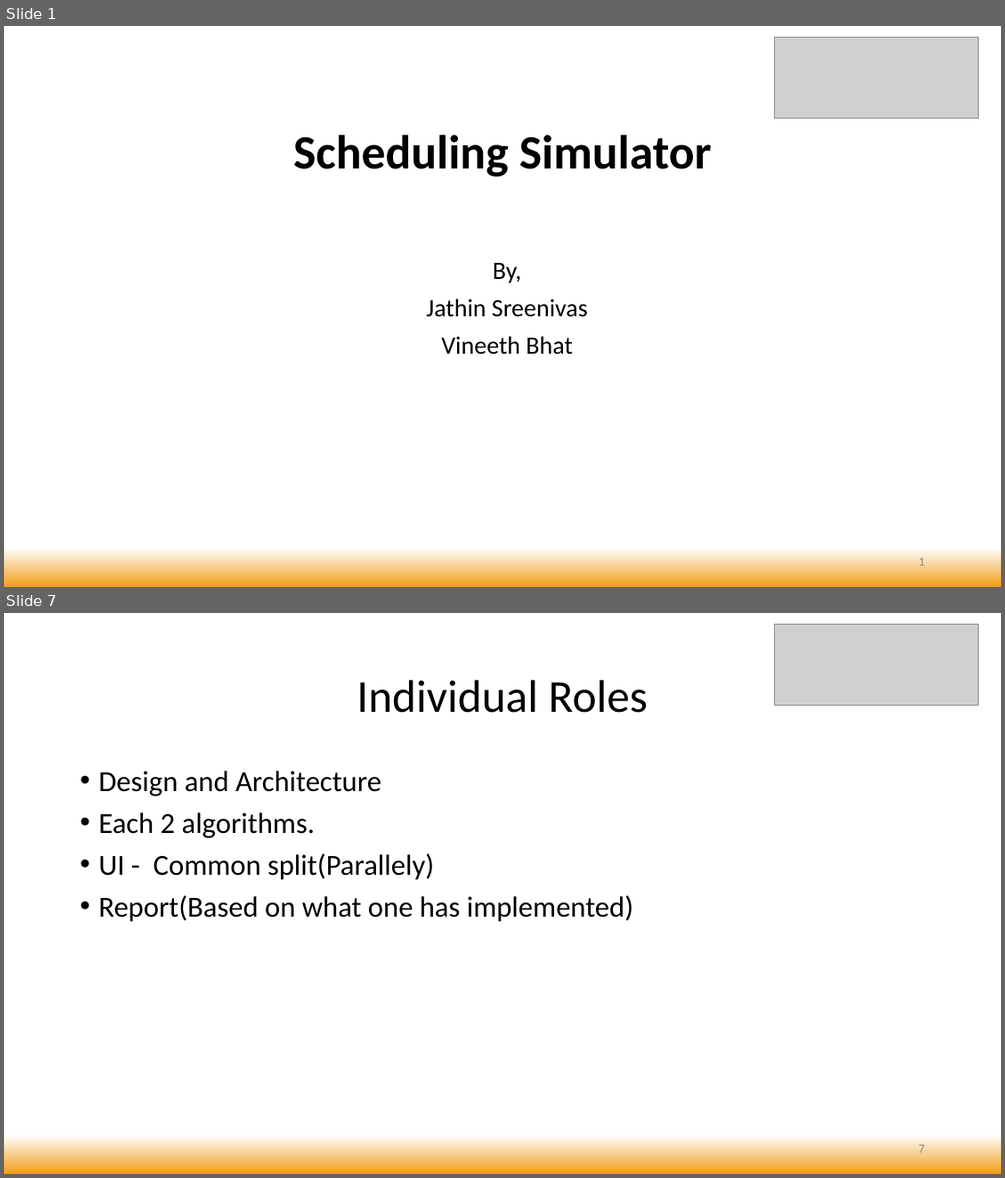
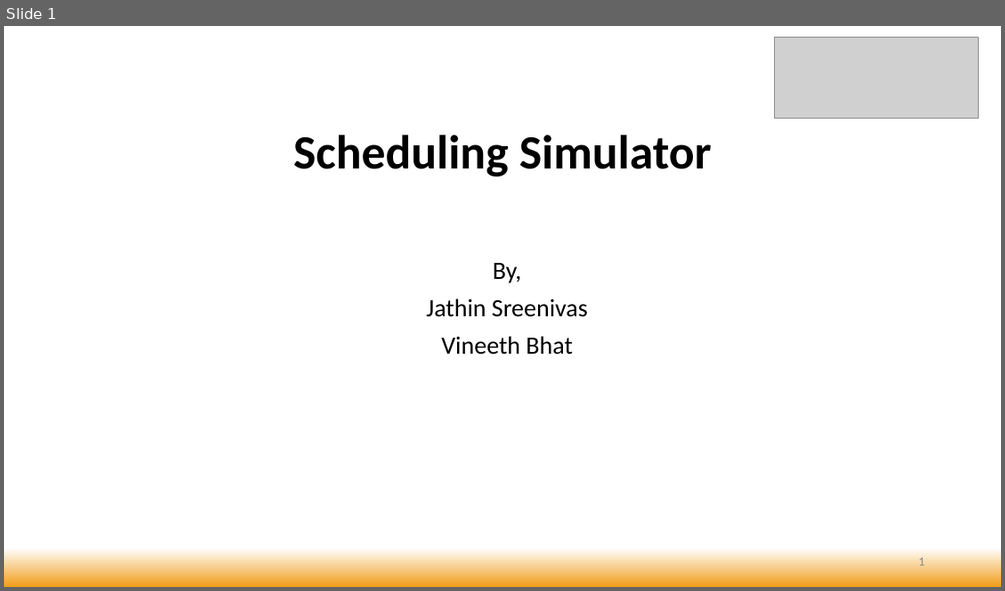
Before and after one commit to bhatvineeth/SchedulingSimulation, a slide deck: RTS_InitialProjectReport.pptx. Shown one above the other, each under a label of ours: slides 1 and 7 before the commit, slide 1 after it; the slides between them are not shown. The pictures are 1005x1178 and 1005x591 pixels, drawn with LibreOffice and Linux fonts; fonts in the diff are those of the drawing; grey boxes stand for pictures. Boxes give left, top, right and bottom in pixels: in the first picture for what was removed or moved away, otherwise in the second. Text is boxed around its words. In the diff, an @@ line names an element or a change of style, - is before the commit and + after.

Commit message:
Update RTS_InitialProjectReport.pptx
RTS Initial Project Report Update

```diff
--- a/RTS_InitialProjectReport.pptx
+++ b/RTS_InitialProjectReport.pptx
@@ slide 7 removed at [4,613,1001,1174], background gradient #FFFFFF to #F19D19 @@
@@ picture removed at [775,624,979,705] @@
@@ title removed at [356,680,647,713] @@
-Individual Roles
@@ text removed at [98,771,633,922] @@
-• Design and Architecture
-• Each 2 algorithms.
-• UI - Common split(Parallely)
-• Report(Based on what one has implemented)
@@ page number removed at [918,1142,924,1152] @@
-7
```
Also in this commit, not shown: 4 slides changed, 1 slide added, 1 other slide removed.
